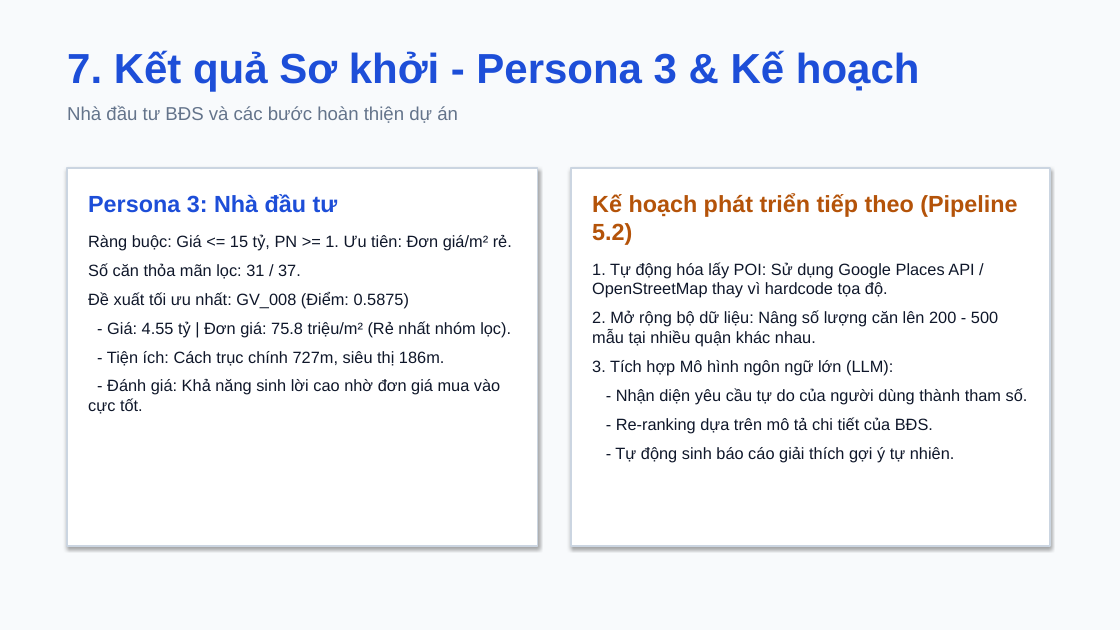
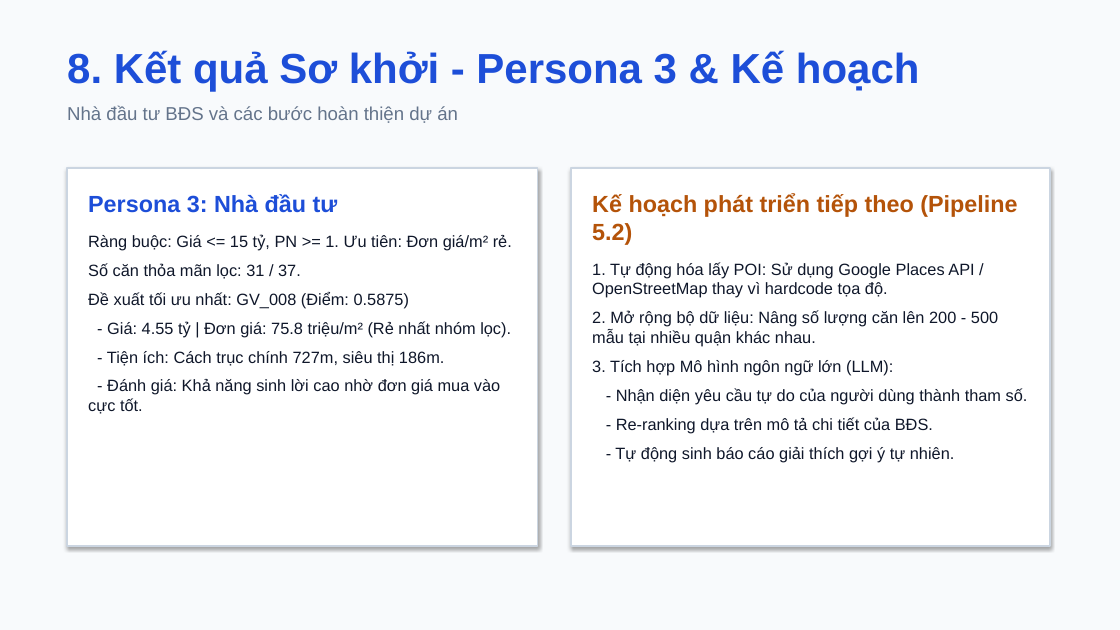
Before and after one commit to minhtien0498/IT2041_G8_DecisionMaking, a slide deck: slide 9 of outputs/midterm_presentation.pptx (slide 8 before the commit). Drawn at 1120x630 pixels with LibreOffice and Linux fonts; fonts in the diff are those of the drawing. Boxes give left, top, right and bottom in pixels: in the first picture for what was removed or moved away, otherwise in the second. Text is boxed around its words. In the diff, an @@ line names an element or a change of style, - is before the commit and + after.

```diff
--- a/outputs/midterm_presentation.pptx
+++ b/outputs/midterm_presentation.pptx
@@ text at [67,50,920,92]: text changed @@
-7. Kết quả Sơ khởi - Persona 3 & Kế hoạch
+8. Kết quả Sơ khởi - Persona 3 & Kế hoạch
```
Also in this commit, not shown: 1 other slide changed, 1 slide added, 4 other files.
